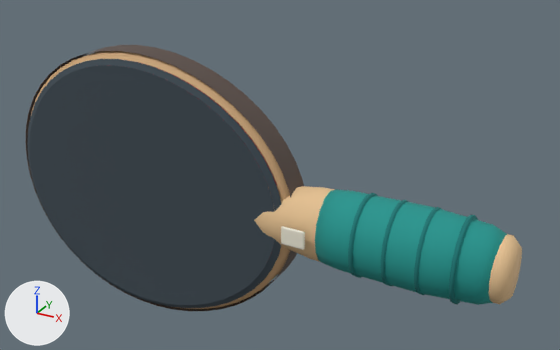
One commit to the Blender file assets/pong/paddle.blend: the scene before it, then after it.
Both versions are drawn from a 50 mm lens placed at (1.86, -2.32, 1.32), pointed at (0.52, 0.11, 0.11). Arrows for +X, +Y and +Z are at lower left; the lights stay in place. The older version comes first.

The first picture shows 'Black playing face', 'Black rubber bevel', 'Dark perimeter binding', 'Grip band 0.93', 'Grip band 1.05', 'Grip band 1.17', 'Grip band 1.29', 'Ivory throat badge', 'Laminated blade core', 'Red playing face', 'Shaped teal handle', 'Wood butt cap', 'Wood throat'.
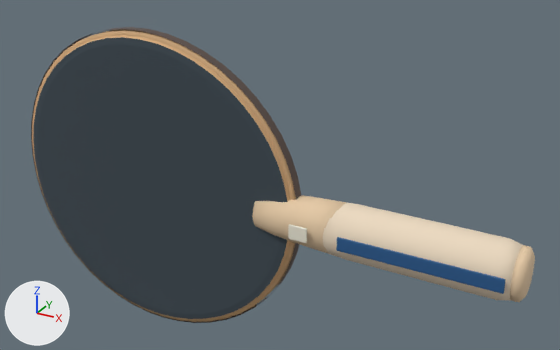
Where the change shows, as pixel boxes [x1, y1, x2, y2] in the pictures (560 x 350 px; the box of a moved part takes in the faces that stretch with it):
'Black playing face', reshaped (12% taller): before [29, 65, 275, 305]; after [37, 44, 281, 314]
'Shaped teal handle', deleted (cyan): before [315, 189, 507, 305]
'Flared wood handle', added (beige): after [323, 203, 523, 301]
'Black rubber bevel', reshaped (13% taller): before [27, 59, 281, 308]; after [33, 37, 287, 319]
'Dark perimeter binding', reshaped (11% taller): before [26, 45, 304, 311]; after [31, 27, 301, 323]
'Laminated blade core', reshaped (14% taller): before [29, 51, 290, 309]; after [32, 29, 296, 322]
'Wood throat', reshaped: before [254, 186, 335, 262]; after [252, 195, 347, 255]
'Navy front handle inlay', added (blue): after [336, 237, 506, 294]
'Wood butt cap', mesh rescaled: before [489, 234, 522, 304]; after [510, 245, 535, 302]
'Front wood shoulder', added: after [58, 35, 290, 319]
'Ivory throat badge', moved: before [281, 226, 305, 250]; after [288, 224, 307, 243]
'Grip band 1.29', deleted (dark cyan): before [449, 215, 478, 305]
'Grip band 0.93', deleted (dark cyan): before [348, 193, 378, 278]
'Grip band 1.17', deleted (dark cyan): before [414, 207, 441, 295]
'Grip band 1.05', deleted: before [380, 200, 409, 286]
part 5 of me_red_playing_face, moved or reshaped (not visible afterwards): before [107, 60, 277, 260]

What changed in the scene script:
```text
Change me_laminated_blade_core:
    remove me_laminated_blade_core.from_pydata(...)  # 192 vertices, 144 faces; spans x -0.665..0.665, y -0.066..0.066, z -0.555..0.555
    add me_laminated_blade_core.from_pydata(...)  # 192 vertices, 144 faces; spans x -0.665..0.665, y -0.024..0.024, z -0.635..0.635
    me_laminated_blade_core part 1: 192 of 192 vertices moved; they spanned x -0.665..0.665, y -0.066..0.066, z -0.555..0.555 and now span x -0.665..0.665, y -0.024..0.024, z -0.635..0.635; mean shift (0.0, 0.0, 0.0)
Change me_dark_perimeter_binding:
    remove me_dark_perimeter_binding.from_pydata(...)  # 96 vertices, 48 faces; spans x -0.673..0.673, y -0.054..0.054, z -0.562..0.562
    add me_dark_perimeter_binding.from_pydata(...)  # 96 vertices, 48 faces; spans x -0.671..0.671, y -0.021..0.021, z -0.641..0.641
    me_dark_perimeter_binding part 2: 96 of 96 vertices moved; they spanned x -0.673..0.673, y -0.054..0.054, z -0.562..0.562 and now span x -0.671..0.671, y -0.021..0.021, z -0.641..0.641; mean shift (0.0, 0.0, 0.0)
Change me_black_rubber_bevel:
    remove me_black_rubber_bevel.from_pydata(...)  # 96 vertices, 48 faces; spans x -0.642..0.642, y -0.088..-0.075, z -0.536..0.536
    add me_black_rubber_bevel.from_pydata(...)  # 96 vertices, 48 faces; spans x -0.642..0.642, y -0.041..-0.037, z -0.613..0.613
    me_black_rubber_bevel part 3: 96 of 96 vertices moved; they spanned x -0.642..0.642, y -0.088..-0.075, z -0.536..0.536 and now span x -0.642..0.642, y -0.041..-0.037, z -0.613..0.613; mean shift (0.0, 0.043, 0.0)
Change me_black_playing_face:
    remove me_black_playing_face.from_pydata(...)  # 49 vertices, 48 faces; spans x -0.615..0.615, y -0.089, z -0.513..0.513
    add me_black_playing_face.from_pydata(...)  # 49 vertices, 48 faces; spans x -0.615..0.615, y -0.041, z -0.587..0.587
    me_black_playing_face part 4: 49 of 49 vertices moved; they spanned x -0.615..0.615, y -0.089, z -0.513..0.513 and now span x -0.615..0.615, y -0.041, z -0.587..0.587; mean shift (0.0, 0.048, 0.0)
Change me_red_playing_face:
    remove me_red_playing_face.from_pydata(...)  # 49 vertices, 48 faces; spans x -0.615..0.615, y 0.089, z -0.513..0.513
    add me_red_playing_face.from_pydata(...)  # 49 vertices, 48 faces; spans x -0.615..0.615, y 0.041, z -0.587..0.587
    me_red_playing_face part 5: 49 of 49 vertices moved; they spanned x -0.615..0.615, y 0.089, z -0.513..0.513 and now span x -0.615..0.615, y 0.041, z -0.587..0.587; mean shift (0.0, -0.048, 0.0)
Change me_wood_throat:
    remove me_wood_throat.from_pydata(...)  # 64 vertices, 50 faces; spans x 0.5..0.88, y -0.12..0.12, z -0.145..0.145
    add me_wood_throat.from_pydata(...)  # 64 vertices, 50 faces; spans x 0.5..0.86, y -0.095..0.095, z -0.103..0.103
    me_wood_throat part 6: 64 of 64 vertices moved; they spanned x 0.5..0.88, y -0.12..0.12, z -0.145..0.145 and now span x 0.5..0.86, y -0.095..0.095, z -0.103..0.103; mean shift (-0.005, 0.0, 0.0)
Change me_wood_butt_cap:
    remove me_wood_butt_cap.from_pydata(...)  # 48 vertices, 34 faces; spans x 1.4..1.47, y -0.105..0.105, z -0.12..0.12
    add me_wood_butt_cap.from_pydata(...)  # 48 vertices, 34 faces; spans x 1.475..1.515, y -0.09..0.09, z -0.095..0.095
    me_wood_butt_cap part 7: the whole mesh is scaled about its middle by (0.574, 0.859, 0.793), then moved by (0.061, 0.0, 0.0)
Remove ob_shaped_teal_handle:
    ob_shaped_teal_handle = bpy.data.objects.new('Shaped teal handle', me_shaped_teal_handle)
Remove ob_grip_band_0_93:
    ob_grip_band_0_93 = bpy.data.objects.new('Grip band 0.93', me_grip_band_0_93)
Remove ob_grip_band_1_05:
    ob_grip_band_1_05 = bpy.data.objects.new('Grip band 1.05', me_grip_band_1_05)
Remove ob_grip_band_1_17:
    ob_grip_band_1_17 = bpy.data.objects.new('Grip band 1.17', me_grip_band_1_17)
Remove ob_grip_band_1_29:
    ob_grip_band_1_29 = bpy.data.objects.new('Grip band 1.29', me_grip_band_1_29)
Change ob_ivory_throat_badge:
    ob_ivory_throat_badge.location: (0.715, -0.143, 0.0) -> (0.715, -0.106, 0.0)
Add ob_navy_front_handle_inlay:
    ob_navy_front_handle_inlay = bpy.data.objects.new('Navy front handle inlay', me_cube_001_1)  # a box spanning x -0.295..0.295, y -0.004..0.004, z -0.027..0.027; in mat_navy_handle_inlay (blue #24598e); modifiers BEVEL, WEIGHTED_NORMAL
    ob_navy_front_handle_inlay.location = (1.165, -0.106, 0.0)
Add ob_flared_wood_handle:
    ob_flared_wood_handle = bpy.data.objects.new('Flared wood handle', me_flared_wood_handle)  # 80 vertices, 66 faces; spans x 0.79..1.48, y -0.102..0.102, z -0.106..0.106; in mat_light_wood_handle (beige #ecdac0)
    ob_flared_wood_handle.location = (0.0, 0.0, 0.0)
Add ob_front_wood_shoulder:
    ob_front_wood_shoulder = bpy.data.objects.new('Front wood shoulder', me_front_wood_shoulder)  # 96 vertices, 48 faces; spans x -0.648..0.648, y -0.037..-0.024, z -0.619..0.619; in mat_warm_laminated_edge (brown #cda679)
    ob_front_wood_shoulder.location = (0.0, 0.0, 0.0)
```
